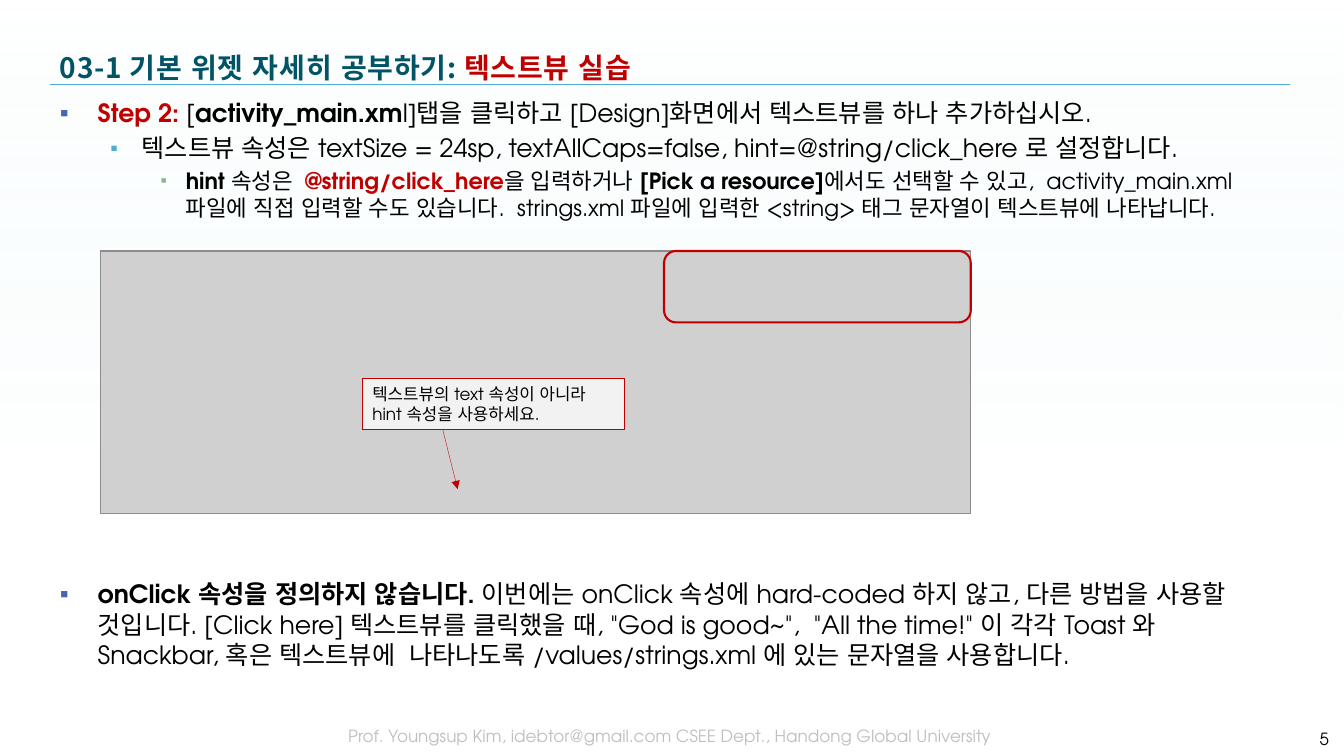
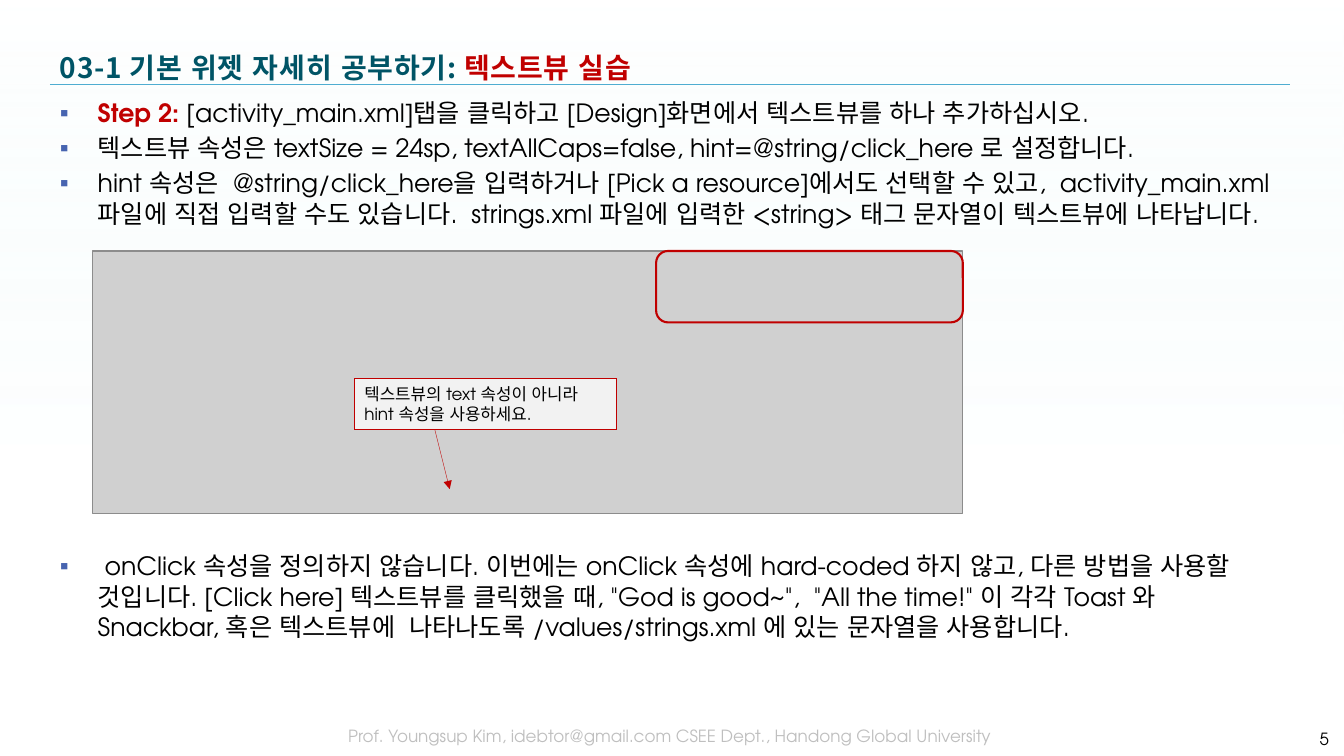
Before and after one commit to tae7841/HuStarAS, a slide deck: slide 5 of ppts/03Widget.pptx. Drawn at 1344x756 pixels with LibreOffice and Linux fonts; fonts in the diff are those of the drawing; grey boxes stand for pictures; background and template pictures are left out. Boxes give left, top, right and bottom in pixels: in the first picture for what was removed or moved away, otherwise in the second. Text is boxed around its words. In the diff, an @@ line names an element or a change of style, - is before the commit and + after.

```diff
--- a/ppts/03Widget.pptx
+++ b/ppts/03Widget.pptx
@@ text "Step 2: [activity_main.xml]탭을 클릭하고 [Design]화면에서 ..." at <box>98,101,1270,642</box>: bold off in "[activity_main.xml]탭을", "hint @string/click_here을 [Pick a resource]에서도", "onClick 속성을 정의하지 않습니다."; size 16 to 18 pt in "hint 속성은 @string/click_here을 입력하거나 [Pick a resource]에서도 ..."; text colour #C00000 to #000000 in "@string/click_here을"; list level 2 to 1 in "텍스트뷰 속성은 textSize = 24sp, ..."; bullet colour #4FADD1 to #4764B0; list level 3 to 1 in "hint 속성은 @string/click_here을 입력하거나 [Pick ..."; bullet colour #85B692 to #4764B0 @@
@@ 1 picture, 1 rectangle, 1 arrow, 1 rounded rectangle: place and size @@
-1 picture, 1 rectangle, 1 arrow, 1 rounded rectangle at <box>101,251,971,513</box>
+1 picture, 1 rectangle, 1 arrow, 1 rounded rectangle at <box>93,251,963,513</box>
```
Also in this commit, not shown: 11 other slides changed, 7 slides added, 3 slides removed, 34 other files.
